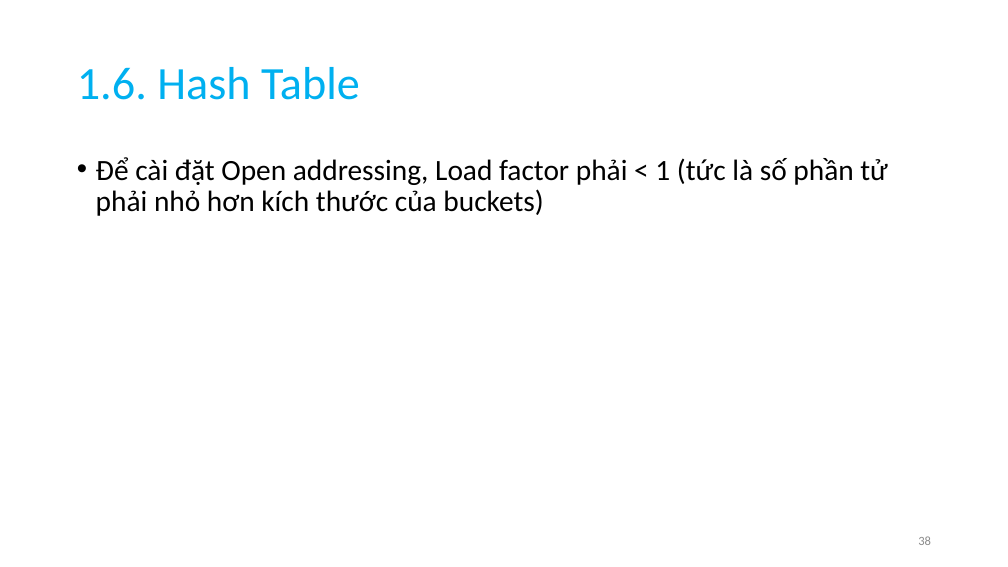
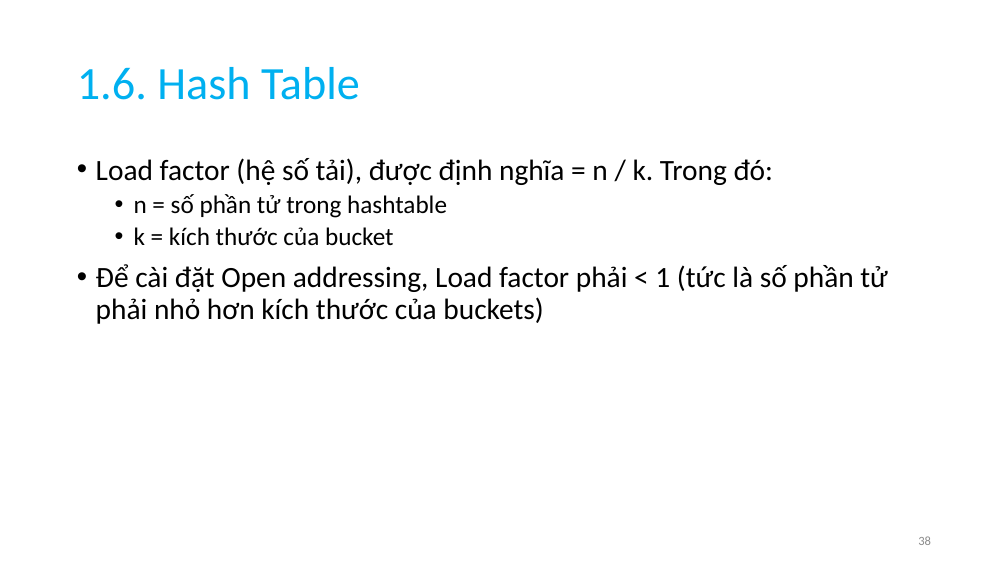
Before and after one commit to anhtuta/Notes, a slide deck: slide 38 of DSA.pptx. Drawn at 1008x567 pixels with LibreOffice and Linux fonts; fonts in the diff are those of the drawing. Boxes give left, top, right and bottom in pixels: in the first picture for what was removed or moved away, otherwise in the second. Text is boxed around its words. In the diff, an @@ line names an element or a change of style, - is before the commit and + after.

```diff
--- a/DSA.pptx
+++ b/DSA.pptx
@@ text at (96, 158, 774, 246): paragraphs added @@
+• Load factor (hệ số tải), được định nghĩa = n / k. Trong đó:
+  • n = số phần tử trong hashtable
+  • k = kích thước của bucket
```
Also in this commit, not shown: 27 other slides changed, 4 slides added, 1 slide removed.
